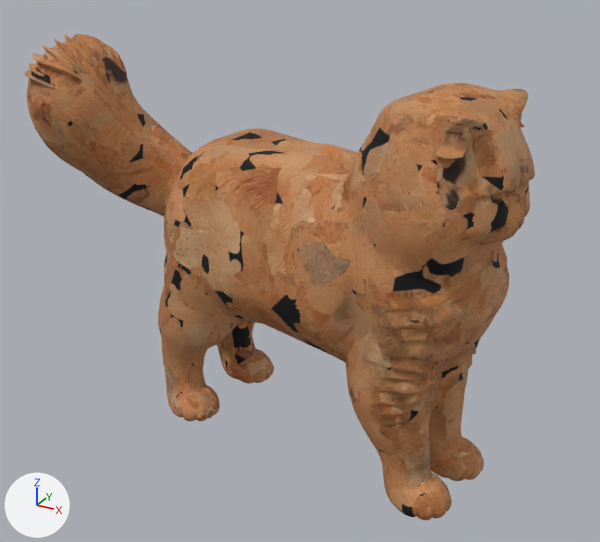
Renders of the glTF model assets/models/cats/CROOKSHNK.glb from each side of a commit.
The view is the same before and after, from a 50 mm lens placed at (0.957, -1.636, 1.275), pointed at (0.053, 0.006, 0.454). Every picture has the same lights, and +X, +Y and +Z are marked at lower left. The first picture is the older version. Vertices at exactly the same position are counted once.
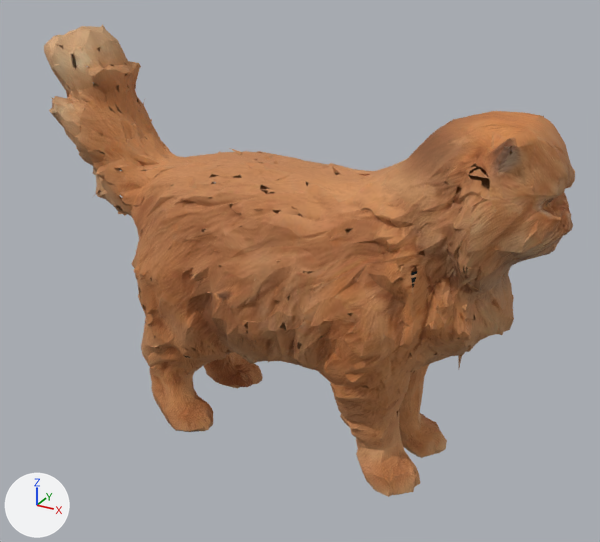
ob_fit is not drawn itself; it is the parent of ob_material.

What the commit changed:
Material 'BakedMaterial' (mat_bakedmaterial) is new.
Uses the picture img_image_0.
me_mesh_0 is used by ob_mesh_0; parent ob_material; location (-0.247, 0.812, -0.526); scale (0.0000587, 0.0000587, 0.0000587).
me_mesh_0 had 9905 vertices, 19802 faces and spanned x 0.0..7439.0, y -13821.0..0.0, z 0.0..16383.0.
me_mesh_0 no longer uses material mat_material_001.
me_mesh_0 now has 5396 vertices, 10355 faces and spans x 0.0..5636.0, y -16383.0..0.0, z 0.0..12079.0.
me_mesh_0 part 1: the loose piece of 9499 vertices spanning x 0.0..7439.0, y -13821.0..0.0, z 0.0..16383.0 is rebuilt with 5396 vertices and now spans x 0.0..5636.0, y -16383.0..0.0, z 0.0..12079.0, in mat_bakedmaterial.
Other edits to the shape of me_mesh_0 do not show in these pictures.
me_mesh_0 gains material mat_bakedmaterial.
Object 'fit' (ob_fit) moves from (0.0648, -0.0123, 0.0) to (-0.00409, -0.000265, 0.516).
Object 'fit' (ob_fit) turns from (0, 0, 83) to (0, 0, 90) degrees about x, y and z.
Object 'fit' (ob_fit) is rescaled from (1.23, 1.23, 1.23) to (0.684, 0.684, 0.684).
In object 'Mesh_0' (ob_mesh_0), parent goes from ob_material to ob_output_unwrapped.
Object 'Mesh_0' (ob_mesh_0) moves from (-0.247, 0.812, -0.526) to (-0.341, 0.986, -0.754).
Object 'Mesh_0' (ob_mesh_0) is rescaled from (0.0000587, 0.0000587, 0.0000587) to (0.000121, 0.000121, 0.000121).
Object 'output_unwrapped' (ob_output_unwrapped) is new.
Its parent is ob_fit.
Its location is (0.0, 0.0, 0.0).

Boxes (x1, y1, x2, y2) around the edits, measured in the pictures (600 x 542 px):
'Mesh_0', reshaped, moved, turned, rescaled
    before: (25, 34, 535, 520)
    after: (44, 25, 575, 497)
